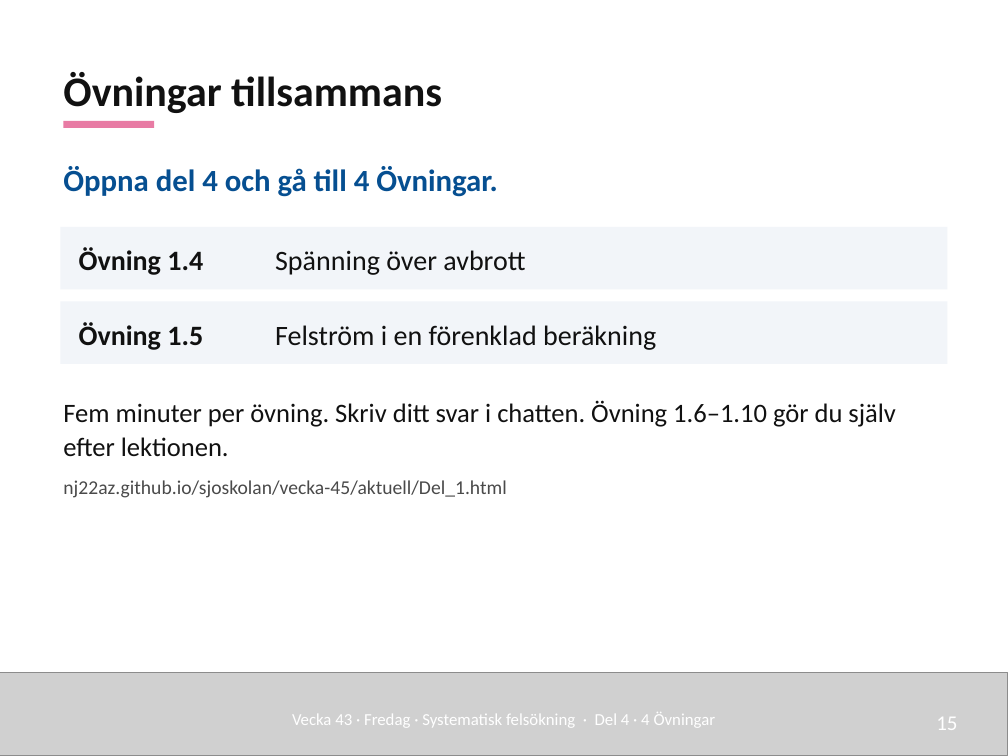
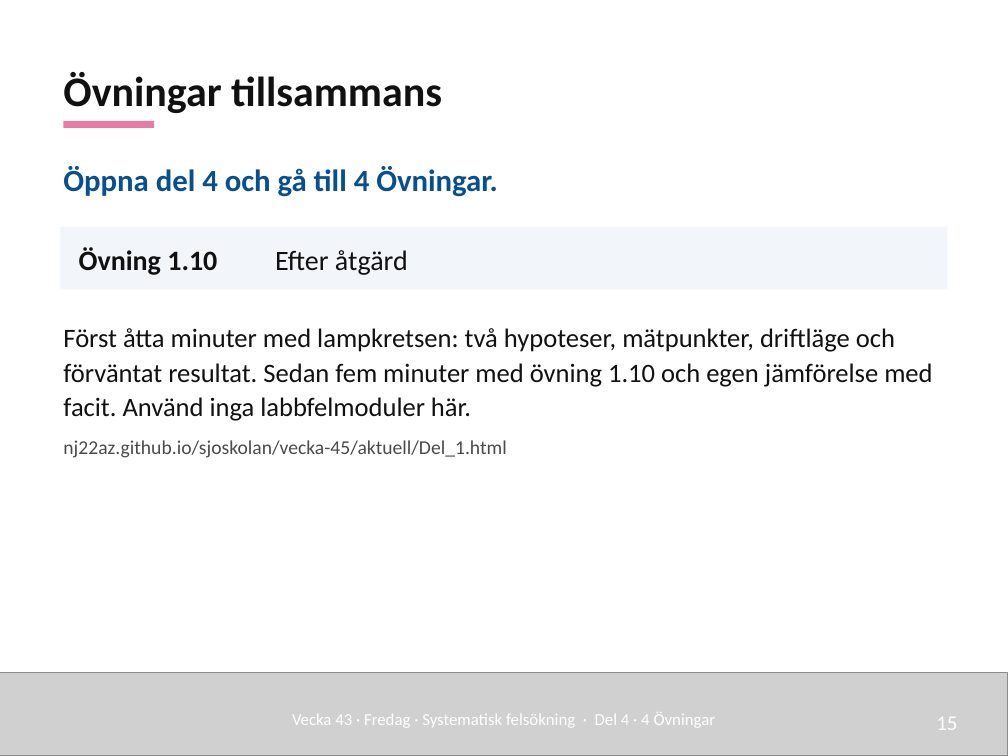
Before and after one commit to nj22az/nj22az.github.io, a slide deck: slide 15 of sjoskolan/vecka-45/aktuell/v45_01_Systematisk_felsokning_elev.pptx. Drawn at 1008x756 pixels with LibreOffice and Linux fonts; fonts in the diff are those of the drawing; grey boxes stand for pictures. Boxes give left, top, right and bottom in pixels: in the first picture for what was removed or moved away, otherwise in the second. Text is boxed around its words. In the diff, an @@ line names an element or a change of style, - is before the commit and + after.

```diff
--- a/sjoskolan/vecka-45/aktuell/v45_01_Systematisk_felsokning_elev.pptx
+++ b/sjoskolan/vecka-45/aktuell/v45_01_Systematisk_felsokning_elev.pptx
@@ text at (79, 247, 217, 275): text changed @@
-Övning 1.4
+Övning 1.10
@@ text at (275, 250, 408, 275): text changed @@
-Spänning över avbrott
+Efter åtgärd
@@ text "Först åtta minuter med lampkretsen: ...": place and size @@
-text "Först åtta minuter med lampkretsen: ..." at (63, 400, 896, 498)
+text "Först åtta minuter med lampkretsen: ..." at (63, 328, 932, 458)
@@ rectangle removed at (60, 301, 948, 364) @@
@@ text at (63, 328, 932, 421): text changed @@
-Fem minuter per övning. Skriv ditt svar i chatten. Övning 1.6–1.10 gör du själv efter lektionen.
+Först åtta minuter med lampkretsen: två hypoteser, mätpunkter, driftläge och förväntat resultat. Sedan fem minuter med övning 1.10 och egen jämförelse med facit. Använd inga labbfelmoduler här.
@@ text removed at (79, 322, 203, 350) @@
-Övning 1.5
@@ text removed at (275, 325, 656, 350) @@
-Felström i en förenklad beräkning
```
Also in this commit, not shown: 4 other slides changed, 54 other files.
